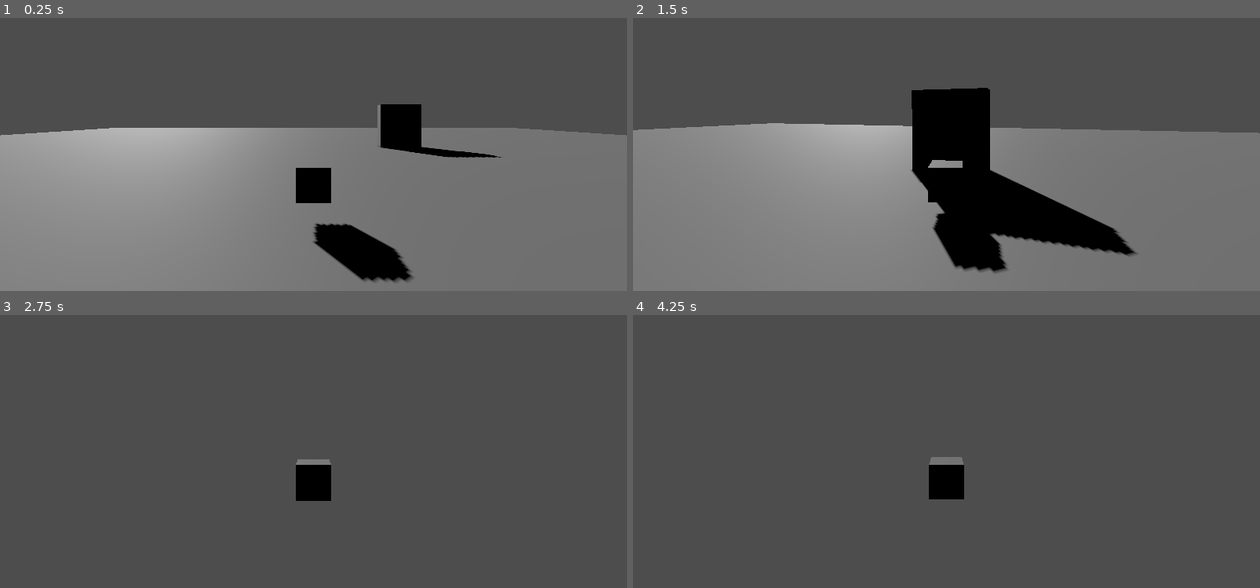
Above: before the commit, frames 1-4 (two rows, left to right).
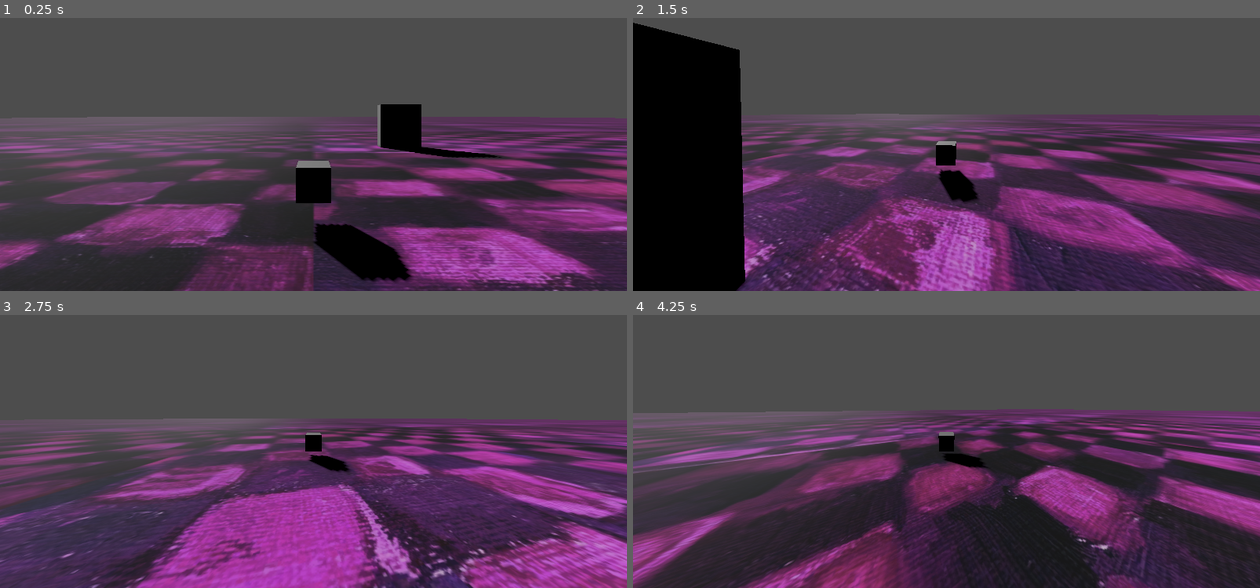
Above: after the commit, the same moments.

Repository: jcxldxr816/gamejamSpring26
Game: Godot game, scene res://test.tscn
Same seed, same stepped clock (60 frames per second), same inputs: the game is played once before the commit and once after it.
Inputs (mouse positions are in pixels of both pictures, inside the frame that each line leads up to):
- Up to frame 1 (0.25 s): no input
- Up to frame 2 (1.5 s): tap Enter (ui_accept) at 0.5, 0.77 s; move the mouse to (977, 113) at 0.52 s; hold W (forward) from 0.53 s (still down); move the mouse to (915, 116) at 1.27 s
- Up to frame 3 (2.75 s): keep holding W (forward); tap Enter (ui_accept) at 1.52 s; move the mouse to (326, 405) at 2.02 s
- Up to frame 4 (4.25 s): keep holding W (forward); move the mouse to (940, 418) at 2.77 s; tap Enter (ui_accept) at 3.02, 3.77 s; move the mouse to (990, 416) at 3.52 s

The runs differ from the first frame. In frame 1, 59% of the frame differs, in the area x 0-100%, y 36-100%; in frame 2, 69%, in the area x 0-100%, y 1-100%; in frame 3, 53%; in frame 4, 59%.

Commit message:
basic movement done-ish

Diff:
--- a/claude_movement.gd
+++ b/claude_movement.gd
@@ -4,8 +4,11 @@
 const JUMP_VELOCITY     : float = 4.5
 const MOUSE_SENSITIVITY : float = 0.005
 
-const FORWARD_ACCEL  : float = 25.0   # acceleration while forward is held
-const FORWARD_DECEL  : float = 30.0  # deceleration when forward is released
+const FOV_DEFAULT: float = 75.0
+const FOV_MAX: float = 120.0
+
+const FORWARD_ACCEL  : float = 50.0   # acceleration while forward is held
+var forward_decel  : float = 30.0  # deceleration when forward is released
 const MAX_SPEED      : float = 60.0
 
 const DASH_SPEED     : float = 24.0
@@ -31,6 +34,7 @@
 # ─── Exports ──────────────────────────────────────────────────────────────────
 @export var spring_arm : SpringArm3D
 @export var mesh       : MeshInstance3D
+@export var camera: Camera3D
 
 # ─── Ready ────────────────────────────────────────────────────────────────────
 func _ready() -> void:
@@ -75,9 +79,23 @@
 
 		# ── IDLE ──────────────────────────────────────────────────────────────
 		State.IDLE:
+			# Steer while coasting — rotate velocity direction with side input
+			if has_side and _xz_speed() > STOP_THRESHOLD:
+				var current_speed := _xz_speed()
+				var current_dir := Vector3(velocity.x, 0, velocity.z).normalized()
+				var cam_yaw := spring_arm.global_transform.basis.get_euler().y
+				var flat := Basis(Vector3.UP, cam_yaw)
+				var side_dir := (flat * Vector3(input_dir.x, 0, 0)).normalized()
+				# Blend current travel direction with side input
+				var side_steering_balance = 0.05
+				var steered := (current_dir + side_dir * side_steering_balance).normalized()
+				velocity.x = steered.x * current_speed
+				velocity.z = steered.z * current_speed
+				mesh.rotation.y = lerp_angle(mesh.rotation.y, atan2(steered.x, steered.z), 0.15)
+
 			# Decelerate to stop
-			velocity.x = move_toward(velocity.x, 0.0, FORWARD_DECEL * delta)
-			velocity.z = move_toward(velocity.z, 0.0, FORWARD_DECEL * delta)
+			velocity.x = move_toward(velocity.x, 0.0, forward_decel * delta)
+			velocity.z = move_toward(velocity.z, 0.0, forward_decel * delta)
 
 			if has_forward:
 				state = State.FORWARD
@@ -146,23 +164,29 @@
 
 		# ── DASH ──────────────────────────────────────────────────────────────
 		State.DASH:
+			forward_decel = 40
+			#print("decel increased")
 			dash_timer -= delta
 			velocity.x  = dash_velocity.x
 			velocity.z  = dash_velocity.z
 
 			# Rotate mesh to face dash direction
-			mesh.rotation.y = lerp_angle(
-				mesh.rotation.y,
-				atan2(dash_velocity.x, dash_velocity.z),
-				0.3
-			)
+			#mesh.rotation.y = lerp_angle(
+				#mesh.rotation.y,
+				#atan2(dash_velocity.x, dash_velocity.z),
+				#0.3
+			#)
 
 			if dash_timer <= 0.0:
 				#velocity.x = 0.0
 				#velocity.z = 0.0
+				forward_decel = 30
+				print("decel decreased")
 				state = State.IDLE
 
 	move_and_slide()
+	var speed_ratio := _xz_speed() / MAX_SPEED
+	camera.fov = lerp(camera.fov, lerp(FOV_DEFAULT, FOV_MAX, speed_ratio), 0.1)
 
 # ─── Input ────────────────────────────────────────────────────────────────────
 func _input(event: InputEvent) -> void:
--- a/test.tscn
+++ b/test.tscn
@@ -1,22 +1,28 @@
-[gd_scene load_steps=6 format=3 uid="uid://cgouxld34ioyd"]
+[gd_scene load_steps=8 format=3 uid="uid://cgouxld34ioyd"]
 
 [ext_resource type="Script" uid="uid://c502o7p125v6e" path="res://claude_movement.gd" id="1_37kl0"]
+[ext_resource type="Texture2D" uid="uid://covivv8x5a3ac" path="res://missing_text.png" id="2_8uh7m"]
 
 [sub_resource type="CapsuleShape3D" id="CapsuleShape3D_8uh7m"]
 
 [sub_resource type="BoxMesh" id="BoxMesh_8uh7m"]
 
 [sub_resource type="BoxShape3D" id="BoxShape3D_ppyta"]
-size = Vector3(100, 1, 100)
+size = Vector3(669.39, 1, 651.111)
 
 [sub_resource type="BoxMesh" id="BoxMesh_37kl0"]
 
+[sub_resource type="StandardMaterial3D" id="StandardMaterial3D_37kl0"]
+albedo_texture = ExtResource("2_8uh7m")
+uv1_scale = Vector3(50, 50, 50)
+
 [node name="Node3D" type="Node3D"]
 
-[node name="CharacterBody3D" type="CharacterBody3D" parent="." node_paths=PackedStringArray("spring_arm", "mesh")]
+[node name="CharacterBody3D" type="CharacterBody3D" parent="." node_paths=PackedStringArray("spring_arm", "mesh", "camera")]
 script = ExtResource("1_37kl0")
 spring_arm = NodePath("SpringArm3D")
 mesh = NodePath("MeshInstance3D")
+camera = NodePath("SpringArm3D/Camera3D")
 
 [node name="CollisionShape3D" type="CollisionShape3D" parent="CharacterBody3D"]
 shape = SubResource("CapsuleShape3D_8uh7m")
@@ -38,8 +44,9 @@
 shape = SubResource("BoxShape3D_ppyta")
 
 [node name="MeshInstance3D" type="MeshInstance3D" parent="StaticBody3D/CollisionShape3D"]
-transform = Transform3D(98.5097, 0, 0, 0, 1.00104, 0, 0, 0, 98.0311, 0, 0, 0)
+transform = Transform3D(617.811, 0, 0, 0, 1.00104, 0, 0, 0, 617.409, 0, 0, 0)
 mesh = SubResource("BoxMesh_37kl0")
+surface_material_override/0 = SubResource("StandardMaterial3D_37kl0")
 
 [node name="DirectionalLight3D" type="DirectionalLight3D" parent="."]
 transform = Transform3D(-0.812521, 0.311078, -0.492991, 0, 0.845709, 0.533644, 0.582932, 0.433597, -0.687157, 0, 17, 0)
Binary file added: missing_text.jpg
Not shown, added: missing_text.jpg.import
Binary file added: missing_text.png
Not shown, added: missing_text.png.import
